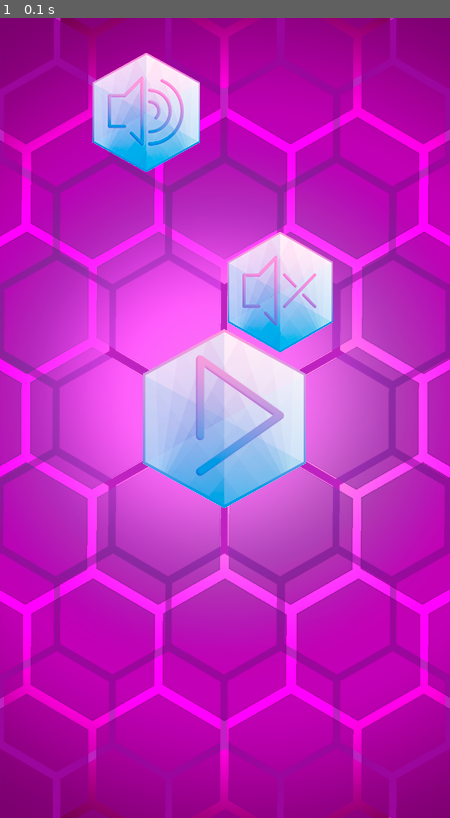
Above: before the commit, frame 1.
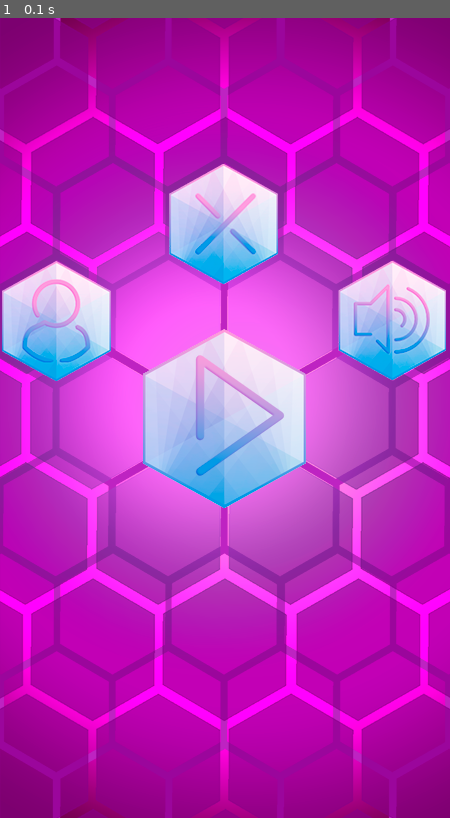
Above: after the commit, the same moment.

Repository: DualStream799/Hexon
Game: pygame game, started from Hexon_MainFile.py
Two runs of this game, one before a commit and one after it. Both use one fixed random seed, a clock stepped at 60 frames per second and the inputs below.
Inputs:
- Up to frame 1 (0.1 s): no input

The runs differ from the first frame. In frame 1, 13% of the frame differs, in the area x 0-100%, y 4-46%.

Commit message:
Resized buttons added, main buttons correctly positioned and mouse click-on-button working

Diff:
--- a/Hexon.py
+++ /dev/null
@@ -1,35 +0,0 @@
-# -*- coding: utf-8 -*-
-"""
-Project: Hexon
-Created on: Sun Nov 05 20:36:23 2017
-@author: dualstream799
-GitHub:
-"""
-
-# ------------------ IMPORTING LIBRARIES ------------------- #
-# Kivy stuff
-import kivy
-from kivy.app import App
-from kivy.uix.gridlayout import GridLayout
-from kivy.uix.pagelayout import PageLayout
-from kivy.uix.boxlayout import BoxLayout
-from kivy.properties import ObjectProperty
-from kivy.core.window import Window
-from kivy.uix.popup import Popup
-# Other stuff
-import json
-
-
-from kivy.uix.progressbar import ProgressBar
-
-class HexonConsole(GridLayout):
-	pass
-# ----------------------- MAIN CLASS ----------------------- #
-
-class HexonApp(App):
-	def build(self):
-		return GridLayout()
-
-
-# ----------------------- EXECUTING ------------------------ #
-HexonApp().run()
--- a/pygame_test.py
+++ b/Hexon_MainFile.py
@@ -74,14 +74,14 @@
 but_pressed = pygame.image.load(r'.\Images\Buttons\hex_but_press.png')
 # but_back_left = pygame.image.load(r'.\Images\Buttons\hex_but_back_left.png')
 but_back_right = pygame.image.load(r'.\Images\Buttons\hex_but_back_right.png')
-but_close = pygame.image.load(r'.\Images\Buttons\hex_but_close.png')
+but_close = pygame.image.load(r'.\Images\Buttons\Small\hex_but_close_small.png')
 but_menu = pygame.image.load(r'.\Images\Buttons\hex_but_menu.png')
 but_play = pygame.image.load(r'.\Images\Buttons\hex_but_play.png')
 but_reload = pygame.image.load(r'.\Images\Buttons\hex_but_reload.png')
 but_volon = pygame.image.load(r'.\Images\Buttons\Small\hex_but_volon_small.png')
 but_voloff = pygame.image.load(r'.\Images\Buttons\Small\hex_but_voloff_small.png')
 but_list = pygame.image.load(r'.\Images\Buttons\hex_but_list.png')
-# but_profile = pygame.image.load(r'.\Images\Buttons\hex_but_profile.png')
+but_profile = pygame.image.load(r'.\Images\Buttons\Small\hex_but_profile_small.png')
 # but_config = pygame.image.load(r'.\Images\Buttons\hex_but_config.png')
 # but_locked = pygame.image.load(r'.\Images\Buttons\hex_but_locked.png')
 
@@ -94,14 +94,16 @@
 cursor_down_left = pygame.transform.rotate(cursor_up_center, -120)
 
 # Itens Positions:
-but_play_pos = [[(display_height - 165)/2, (display_width - 180)/2],
-                [(display_height + 165)/2, (display_width + 180)/2]]
-but_reload_pos = [[],
-                  []]
-but_volon_pos = [[92, 35],
-                 [92 + 131, 214 + 142]]
-but_voloff_pos = [[227, 214],
-                  [227 + 125, 214 + 142]]
+but_play_pos = [[int((display_height - 165)/2), int((display_width - 180)/2)],
+                [int((display_height + 165)/2), int((display_width + 180)/2)]]
+but_close_pos = [[169, 146],
+                 [169 + 109, 146 + 120]]
+but_volon_pos = [[338, 243],
+                 [338 + 106, 243 + 122]]
+but_voloff_pos = [[338, 243],
+                 [338 + 106, 243 + 122]]
+but_profile_pos = [[2, 243],
+                  [2 + 109, 243 + 120]]
 
 # ------------------------------- OBJECTS CLASSES --------------------------------------------- #
 
@@ -152,11 +154,11 @@
 def HomePage():
     # Loading Home Page (showing all the elements which compose the menu):
     screen.blit(home_page_purple, (0, 0))
-    # screen.blit(but_close, (0, 0))
+    screen.blit(but_close, (but_close_pos[0][0], but_close_pos[0][1]))
     screen.blit(but_play, (but_play_pos[0][0], but_play_pos[0][1]))
-
     screen.blit(but_volon, (but_volon_pos[0][0], but_volon_pos[0][1]))
-    screen.blit(but_voloff, (227, 214))
+    screen.blit(but_profile, (but_profile_pos[0][0], but_profile_pos[0][1]))
+
 
     # screen.blit(but_profile, (0, 0))
     # screen.blit(but_config, (0,360))
@@ -171,62 +173,40 @@
         if event.type == pygame.MOUSEBUTTONDOWN:
             # Mouse Position(axis x and -y coordinates):
             mouse_pos_x, mouse_pos_y = event.pos
+            print(mouse_pos_x, mouse_pos_y)
             # PLAY BUTTON Clicked:
-            if (mouse_pos_x > but_play_pos[0][0] and mouse_pos_x < but_play_pos[1][0]) and (mouse_pos_y > but_play_pos[0][1] and mouse_pos_y < but_play_pos[1][1]):
+            if (mouse_pos_x in  range(but_play_pos[0][0], but_play_pos[1][0])) and (mouse_pos_y in range(but_play_pos[0][1], but_play_pos[1][1])):
                 # GamePage()
                 print('clicked on play')
+            # VOLUME ON BUTTON Clicked:
+            if (mouse_pos_x in range(but_volon_pos[0][0], but_volon_pos[1][0])) and (mouse_pos_y in range(but_volon_pos[0][1], but_volon_pos[1][1])):
+                screen.blit(but_voloff, (but_voloff_pos[0][0], but_voloff_pos[0][1]))
+                print("VolOn Clicked")
+            # VOLUME OFF BUTTON Clicked:
+            if (mouse_pos_x in range(but_volon_pos[0][0], but_volon_pos[1][0])) and (mouse_pos_y in range(but_volon_pos[0][1], but_volon_pos[1][1])):
+                screen.blit(but_volon, (but_voloff_pos[0][0], but_voloff_pos[0][1]))
+                print("VolOff Clicked")
+            # CLOSE BUTTON Clicked:
+            if (mouse_pos_x in range(but_close_pos[0][0], but_close_pos[1][0])) and (mouse_pos_y in range(but_close_pos[0][1], but_close_pos[1][1])):
+                print("Close Clicked")
+                GameEnd()
+         # PROFILE BUTTON Clicked:
+            if (mouse_pos_x in range(but_profile_pos[0][0], but_profile_pos[1][0])) and (mouse_pos_y in range(but_profile_pos[0][1], but_profile_pos[1][1])):
+                print("Profile Clicked")
 
 def LeftPage():
-    # Loading Left Page (showing all the elements which compose the menu):
-    screen.blit(left_page_original, (0, 0))
-    # screen.blit(but_close, (0, 0))
-    #screen.blit(but_play, ((display_height-165)/2, (display_width-180)/2))
-    # Screen Commands:
-    for event in pygame.event.get():
-        # Quit Command:
-        if event.type == pygame.QUIT:
-            GameEnd()
-        # Mouse Click Detection (and cosequential actions, depending where/what is clicked):
-        if event.type == pygame.MOUSEBUTTONDOWN:
-            # Set the x, y postions of the mouse click
-            mouse_pos_x, mouse_pos_y = event.pos
-            #  ......... BUTTON Clicked:
-            if (mouse_pos_x > but_play_pos[0][0] and mouse_pos_x < but_play_pos[1][0]) and (mouse_pos_y > but_play_pos[0][1] and mouse_pos_y < but_play_pos[1][1]):
-                print('clicked on ......')
+    pass
 
 
 def RightPage():
-    # Loading Right Page (showing all the elements which compose the menu):
-    screen.blit(right_page_original, (0, 0))
-    screen.blit(right_glass_original, (0, 0))
-    screen.blit(but_back_right, (92, -16))
-    screen.blit(but_volon, (92, 214))
-    screen.blit(but_voloff, (227, 214))
-
-    # Screen Commands:
-    for event in pygame.event.get():
-        # Quit Command(created quit the 'for loop'):
-        if event.type == pygame.QUIT:
-            GameEnd()
-            #break
-        # Mouse Click Detection (and cosequential actions, depending wherbut_volone/what is clicked):
-        if event.type == pygame.MOUSEBUTTONDOWN:
-            # Set the x, y postions of the mouse click
-            mouse_pos_x, mouse_pos_y = event.pos
-            print(mouse_pos_x, "\n", mouse_pos_y)
-            #  VOLUME ON BUTTON Clicked:
-            if (mouse_pos_x > but_volon_pos[0][0] and mouse_pos_x < but_play_pos[1][0]) and (mouse_pos_y > but_volon_pos[0][1] and mouse_pos_y < but_play_pos[1][1]):
-                print('clicked on Vol On')
-            #  VOLUME ON BUTTON Clicked:
-            #if (mouse_pos_x > but_voloff_pos[0][0] and mouse_pos_x < but_play_pos[1][0]) and (mouse_pos_y > but_voloff_pos[0][1] and mouse_pos_y < but_play_pos[1][1]):
-             #   print('clicked on Vol Off')
-
+    pass
 
 
 def GamePage():
     # screen.blit(loading_page, (0, 0))
     # time.sleep(10)
     print("Youre playing...")
+
 
 def GameEnd():
     # Ends PyGame
--- a/pygame_clickOnImage_test.py
+++ /dev/null
@@ -1,29 +0,0 @@
-import pygame
-
-pygame.init()
-width=350;
-height=400
-screen = pygame.display.set_mode( (width, height ) )
-pygame.display.set_caption('clicked on image')
-redSquare = pygame.image.load("hex_logo_small.png").convert()
-x = 20; # x coordnate of image
-y = 30; # y coordinate of image
-screen.blit(redSquare ,  ( x,y)) # paint to screen
-pygame.display.flip() # paint screen one time
-
-running = True
-while (running):
-    for event in pygame.event.get():
-        if event.type == pygame.QUIT:
-            running = False
-        if event.type == pygame.MOUSEBUTTONDOWN:
-            # Set the x, y postions of the mouse click
-            x, y = event.pos
-            if redSquare.get_rect().collidepoint(x, y):
-                print('clicked on image')
-#loop over, quite pygame
-pygame.quit()
-
-"""
-print(help(pygame.image.load))
-"""
Binary file added: Images/Buttons/Small/hex_but_close_small.png
Binary file added: Images/Buttons/Small/hex_but_press_small.png
Binary file added: Images/Buttons/Small/hex_but_profile_small.png
Binary file added: Images/Buttons/hex_but_profile.png
Binary file added: Images/download.png
Not shown, removed: Hexon.kv
Not shown, changed: Images/hexon_buttons.psd
